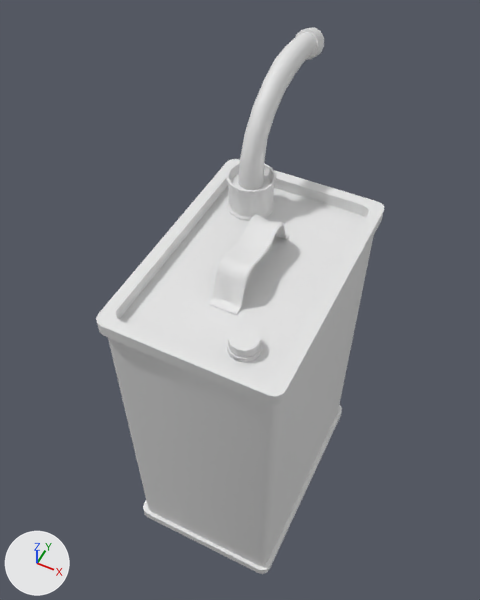
The FBX model Cutucadores/Assets/Assets/Props/GasCan.fbx as it was, and as the next commit left it.
Camera for both pictures: a 50 mm camera at (0.447, -0.95, 1.916) aimed at (-0.081, 0.106, 0.595). Arrows for +X, +Y and +Z are at lower left; the lights stay in place. Materials are left out; every surface is plain grey. Where no turn or scale is listed for an object, it has been applied to the vertices.
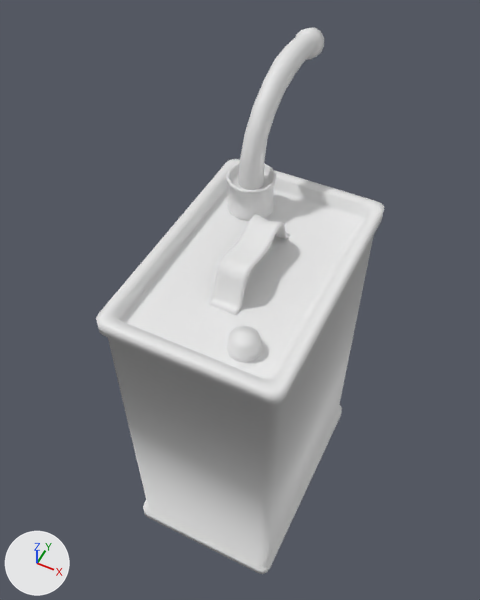
The newer file is also turned or shifted as a whole; pictures and numbers use the older file's frame.

Where the change shows, as pixel boxes [x1, y1, x2, y2] in the pictures (480 x 600 px):
part 1 of me_cube_001, built on
    both: [119, 174, 366, 379]

What the commit changed:
me_cube_001 is used by ob_cube; location (0.0, 0.0, 0.0).
me_cube_001 had 688 vertices, 659 faces and spanned x -0.21..0.21, y -0.31..0.54, z -0.028..1.167.
me_cube_001 now has 697 vertices, 702 faces and spans x -0.21..0.21, y -0.31..0.54, z -0.028..1.167.
Part 1, on me_cube_001:
3 faces are deleted.
9 vertices are added at x -0.157..0.157, y -0.257..0.257, z 0.0..0.921.
46 new faces join them.
